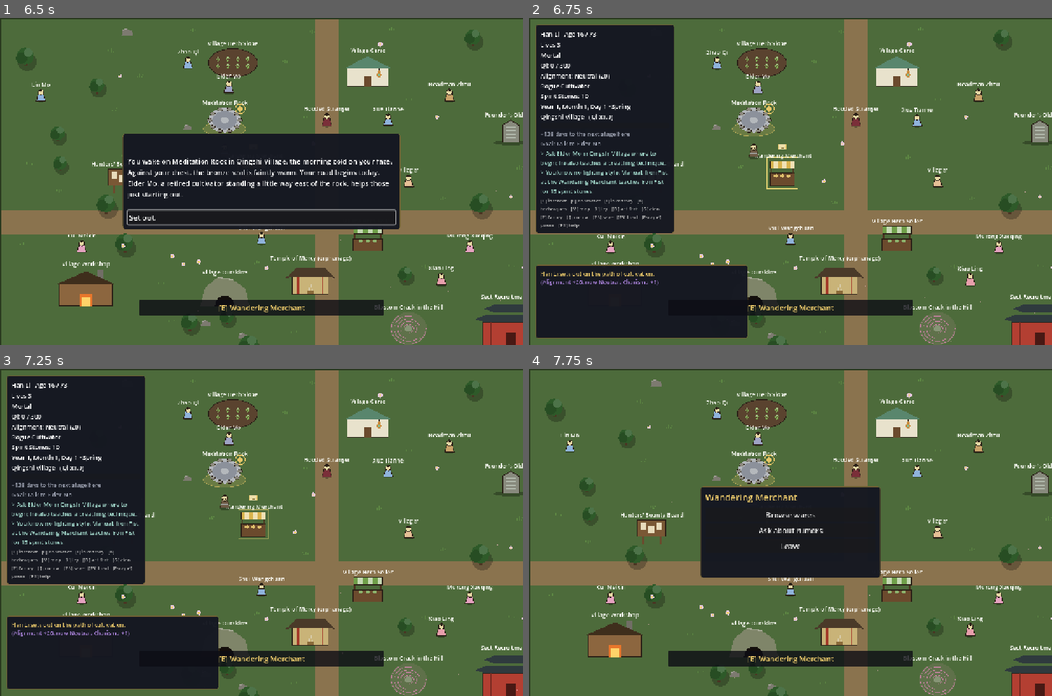
Above: before the commit, frames 1-4 (two rows, left to right).
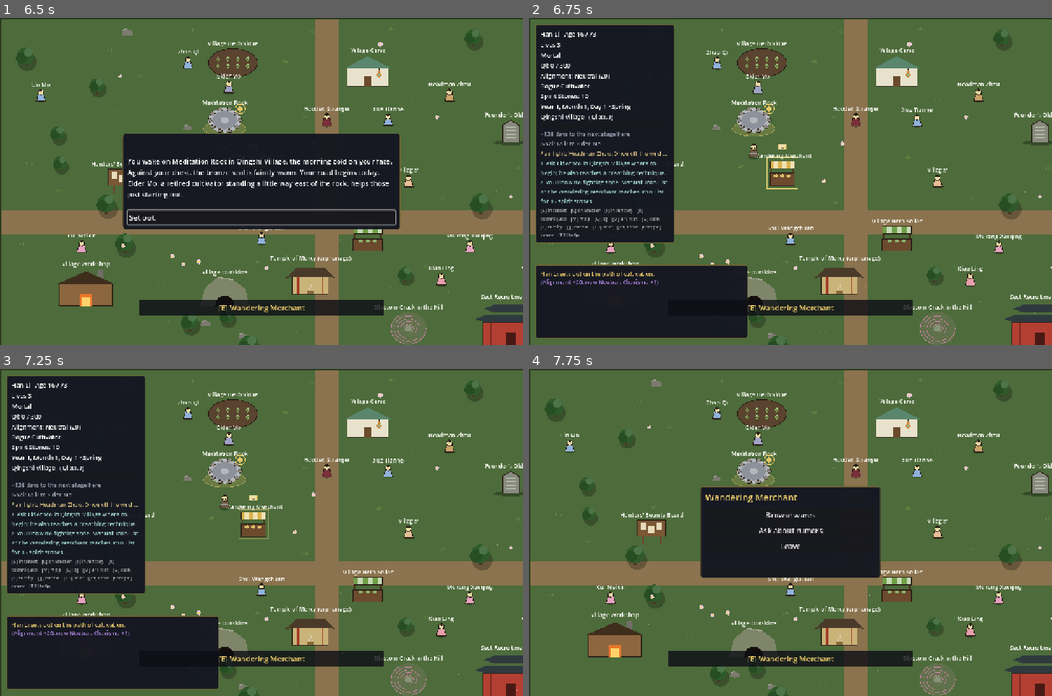
Above: after the commit, the same moments.

Repository: samridghimire/cultivation-game
Game: Godot game, scene res://src/ui/main_menu.tscn
The game is run twice, just before and just after one commit, with the same random seed, the same clock (stepped at 60 frames per second) and the same inputs.
Inputs (mouse positions are in pixels of both pictures, inside the frame that each line leads up to):
- Up to frame 1 (6.5 s): click "New Game" at 0.5 s; click "Begin" at 1.25 s; click "Reach for it." at 2 s; click "Protect those who cannot prot…" at 2.75 s; click "What are you?" at 3.5 s; click "Why me?" at 4.25 s; click "What are you?" at 5 s; click "..." at 5.75 s
- Up to frame 2 (6.75 s): click "Set out." at 6.5 s
- Up to frame 3 (7.25 s): no input
- Up to frame 4 (7.75 s): tap Enter at 7.25 s; move the mouse to (905, 516) at 7.27 s; hold D (move_right) from 7.28 s (still down); hold E (interact) from 7.28 s (still down); click (905, 516) at 7.42 s

Frame 1 is identical in both runs. In frame 2, 2.2% of the frame differs, in the area x 1-28%, y 40-69%; in frame 3, 2.2%; in frame 4, nothing differs.

Commit message:
[WU-125] The best fair fight on the HUD
Low-priority status line 'Fair fight: ...' from Guidance.fair_fights, cached and recomputed only on
player/session/region/day/hints changes; dropped first by the WU-091 layout fit.

Co-Authored-By: Claude Sonnet 5.5 <noreply@anthropic.com>
Claude-Session: https://claude.ai/code/session_01BChUuFKb8eYcypbP4SKhBu

Diff:
--- a/src/ui/hud.gd
+++ b/src/ui/hud.gd
@@ -21,6 +21,7 @@
 var _hint: Label
 var _goal: Label
 var _hunt: Label
+var _fair: Label
 var _log: RichTextLabel
 var _status_panel: Control
 var _log_panel: Control
@@ -168,10 +169,14 @@
 
 	EventBus.player_changed.connect(_refresh)
 	EventBus.session_started.connect(_refresh)
+	EventBus.player_changed.connect(_refresh_fair_fight)
+	EventBus.session_started.connect(_refresh_fair_fight)
+	EventBus.region_changed.connect(func(_id): _refresh_fair_fight())
+	GameClock.days_advanced.connect(func(_d): _refresh_fair_fight())
 	EventBus.region_changed.connect(func(_id): _refresh())
 	EventBus.region_changed.connect(_on_arrival)
 	EventBus.message_posted.connect(_on_message)
-	Settings.changed.connect(func(key: String, _v): if key == "hud_hints": _refresh())
+	Settings.changed.connect(func(key: String, _v): if key == "hud_hints": _refresh(); _refresh_fair_fight())
 	EventBus.interaction_target_changed.connect(_on_target_changed)
 	InputConfig.controls_changed.connect(_refresh_key_hints)
 	EventBus.interaction_menu_requested.connect(_on_menu_requested)
@@ -217,6 +222,7 @@
 	GameClock.days_advanced.connect(_on_days_advanced)
 	EventBus.session_started.connect(func(): _season = Calendar.season_of(GameClock.total_days))
 	_refresh()
+	_refresh_fair_fight()
 	# A respawn that moved the player reloads the world; ask where to awaken now.
 	_open_pending_respawn.call_deferred()
 	# A fresh character opens with the artifact's intro event (ART-006b).
@@ -352,6 +358,10 @@
 	_hunt.text_overrun_behavior = TextServer.OVERRUN_TRIM_ELLIPSIS
 	_hunt.custom_minimum_size = Vector2(316, 0)
 	box.add_child(_hunt)
+	_fair = UIStyle.label("", 14, Color("c9b27a"))
+	_fair.text_overrun_behavior = TextServer.OVERRUN_TRIM_ELLIPSIS
+	_fair.custom_minimum_size = Vector2(316, 0)
+	box.add_child(_fair)
 	_hint = UIStyle.label("", 14, Color("9fd3c7"))
 	_hint.autowrap_mode = TextServer.AUTOWRAP_WORD_SMART
 	_hint.custom_minimum_size = Vector2(316, 0)
@@ -505,6 +515,28 @@
 	_fit_status_panel.call_deferred()
 
 
+## "Fair fight: ..." (WU-125). Guidance.fair_fights runs combat sims, so it is recomputed only on these
+## refresh signals, never per frame. Hidden when hints are off or nothing is fair.
+func _refresh_fair_fight() -> void:
+	if _fair == null:
+		return
+	var entries: Array = []
+	if int(Settings.get_value("hud_hints")) > 0 and GameState.player != null:
+		entries = Guidance.fair_fights(GameState.player, GameState.data, GameState.world_flags, GameClock.total_days, GameState.current_region)
+	var line := fair_fight_line(entries)
+	_fair.text = line
+	_fair.tooltip_text = line
+	_fair.visible = line != ""
+	_fit_status_panel.call_deferred()
+
+
+## "Fair fight: <best entry's text>" ("" for an empty list).
+static func fair_fight_line(entries: Array) -> String:
+	if entries.is_empty():
+		return ""
+	return "Fair fight: %s" % String(entries[0].get("text", ""))
+
+
 ## "Lives N" from the Creation Artifact (WU-095): warning at 1 life, danger with "Final life" at 0.
 func _refresh_lives(p: CharacterData) -> void:
 	_lives.text = lives_text(p.artifact_lives)
@@ -530,7 +562,7 @@
 		return
 	_key_bar.visible = true
 	var limit := get_viewport().get_visible_rect().size.y - LOG_HEIGHT - 2.0 * STATUS_MARGIN - _status_panel.position.y
-	for label: Label in [_key_bar, _hint, _goal, _next_layer]:
+	for label: Label in [_key_bar, _fair, _hint, _goal, _next_layer]:
 		_status_panel.reset_size()
 		if _status_panel.size.y <= limit:
 			return
--- a/tests/unit/test_hud_cues.gd
+++ b/tests/unit/test_hud_cues.gd
@@ -135,6 +135,13 @@
 	assert_eq(HUD.bounty_banner("Boar", 40), PackedStringArray(["Bounty claimed", "Boar: 40 spirit stones"]))
 
 
+## WU-125: the fair-fight status line.
+func test_fair_fight_line() -> void:
+	assert_eq(HUD.fair_fight_line([]), "")
+	var one: Array[Dictionary] = [{"text": "Sect mission: Boar (80%)", "chance": 0.8, "kind": "mission"}, {"text": "Other", "chance": 0.6, "kind": "deed"}]
+	assert_eq(HUD.fair_fight_line(one), "Fair fight: Sect mission: Boar (80%)")
+
+
 func test_quarry_note_only_in_the_bounty_region() -> void:
 	var d := data()
 	var c := new_character()
